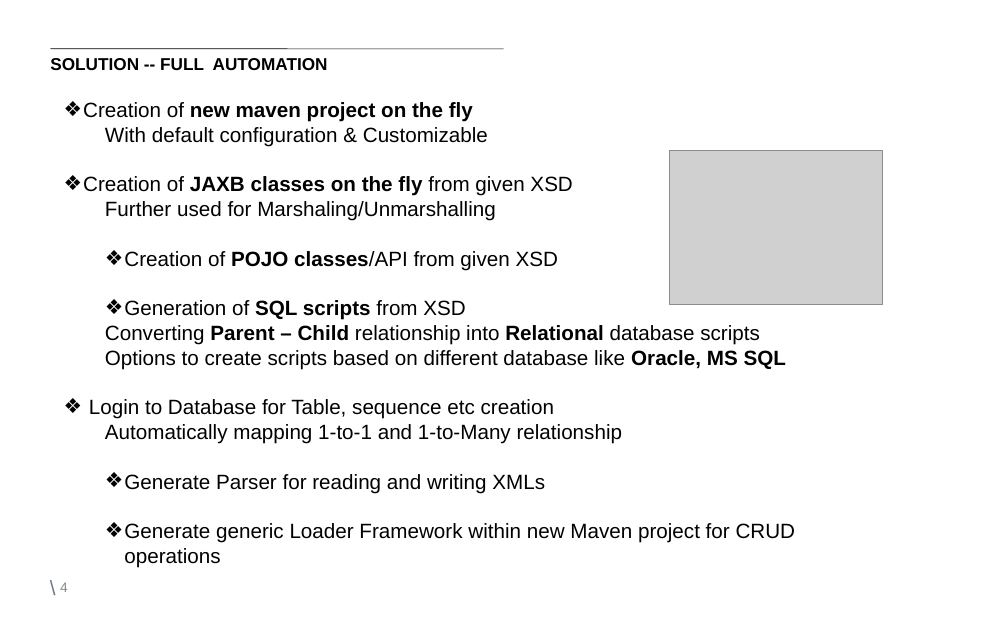
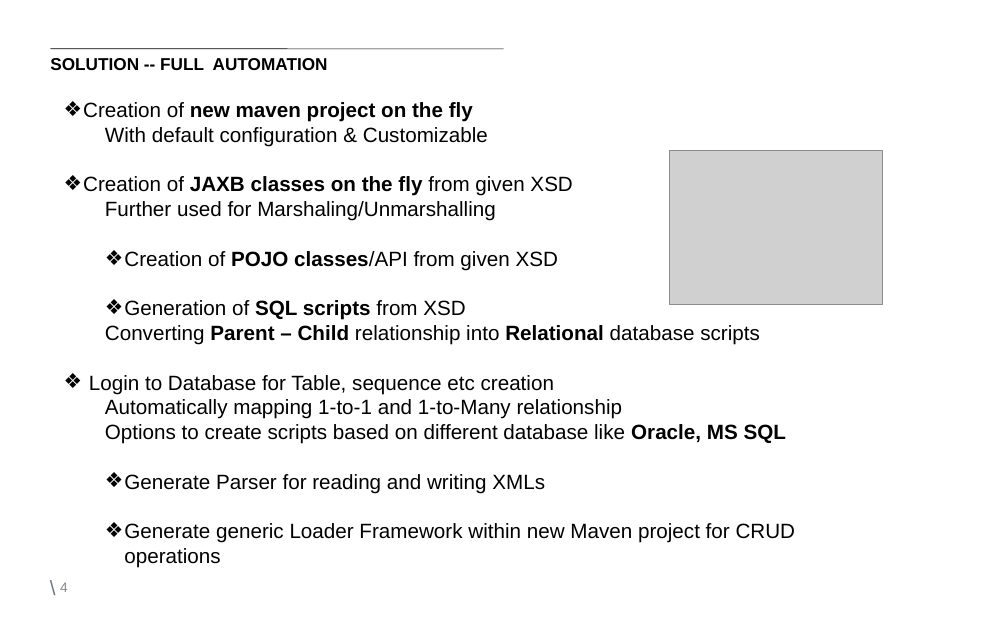
Before and after one commit to nitinsingh008/XML-Analytics, a slide deck: slide 4 of Document/XAP/Markit Technovation-XAP Phase1- 1.0v.ppt. Drawn at 1008x619 pixels with LibreOffice and Linux fonts; fonts in the diff are those of the drawing; grey boxes stand for pictures; background and template pictures are left out. Boxes give left, top, right and bottom in pixels: in the first picture for what was removed or moved away, otherwise in the second. Text is boxed around its words. In the diff, an @@ line names an element or a change of style, - is before the commit and + after.

```diff
--- a/Document/XAP/Markit Technovation-XAP Phase1- 1.0v.ppt
+++ b/Document/XAP/Markit Technovation-XAP Phase1- 1.0v.ppt
@@ text at box(105, 350, 786, 370): paragraph removed @@
-  Options to create scripts based on different database like Oracle, MS SQL
@@ text at box(105, 424, 786, 444): paragraph added @@
+  Options to create scripts based on different database like Oracle, MS SQL
```
Also in this commit, not shown: 3 other slides changed.
